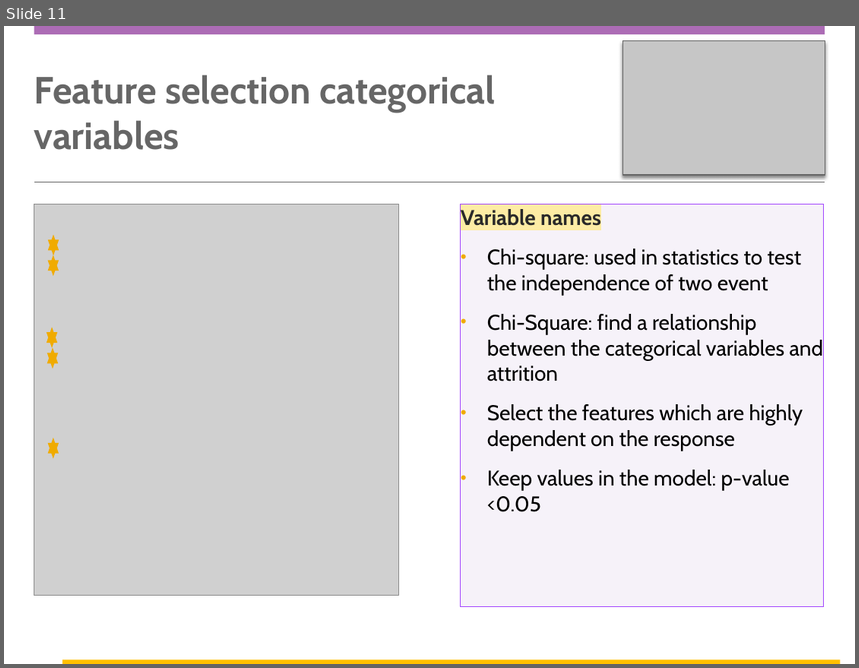
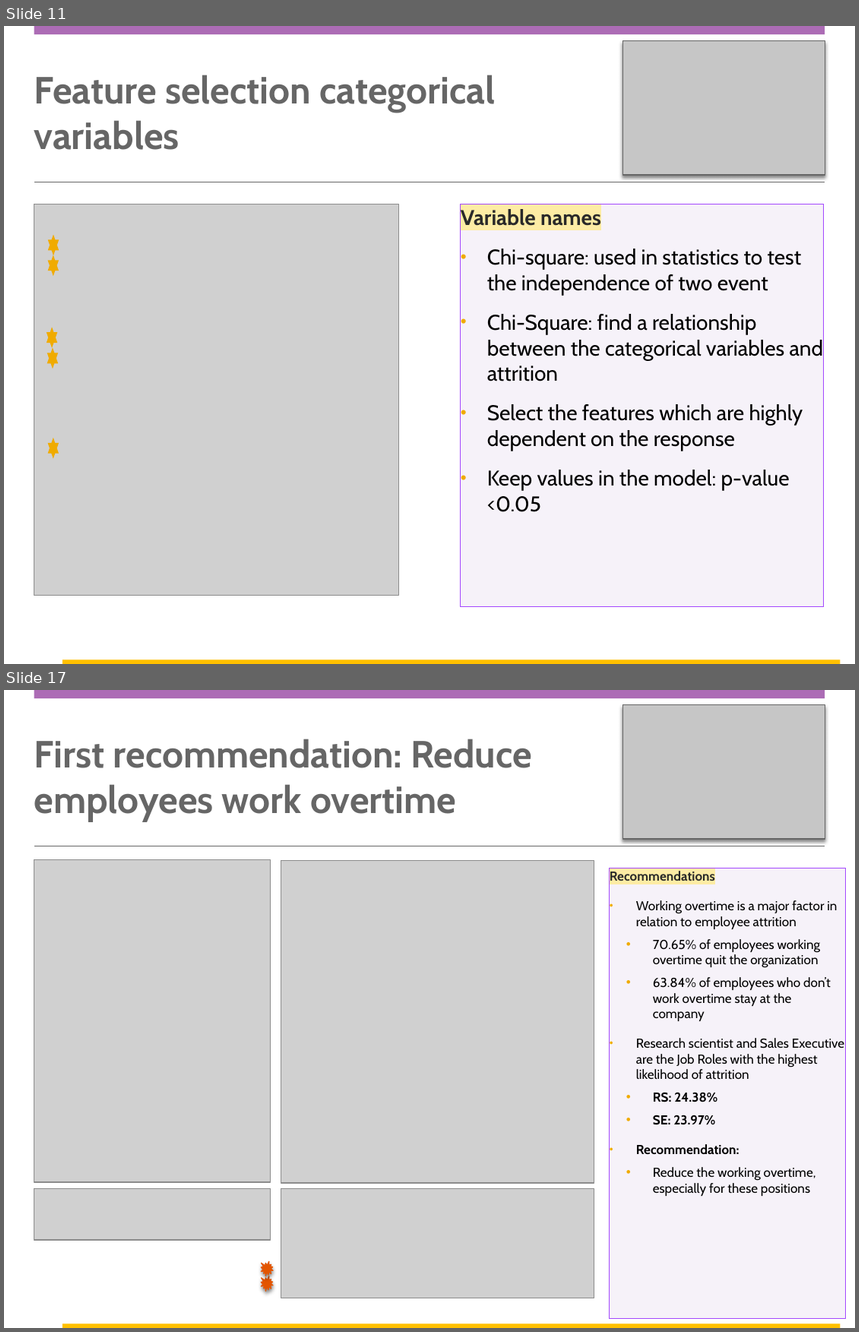
Before and after one commit to carlosAtestevez/CaseStudy2DDS, a slide deck: DDSAnalytics Presentation.pptx. Shown one above the other, each under a label of ours: slide 11 before the commit, slides 11 and 17 after it; the slides between them are not shown. The pictures are 859x668 and 859x1332 pixels, drawn with LibreOffice and Linux fonts; fonts in the diff are those of the drawing; grey boxes stand for pictures; background and template pictures are left out. Boxes give left, top, right and bottom in pixels: in the first picture for what was removed or moved away, otherwise in the second. Text is boxed around its words. In the diff, an @@ line names an element or a change of style, - is before the commit and + after.

```diff
--- a/DDSAnalytics Presentation.pptx
+++ b/DDSAnalytics Presentation.pptx
@@ slide 17 added at [4,690,855,1328], background #FFFFFF; not listed: 5 template elements that a slide beside it also shows @@
@@ title added at [34,739,533,821], 32 pt, text #666666, bold @@
+First recommendation: Reduce employees work overtime
@@ picture added at [34,860,271,1182] @@
@@ picture added at [281,861,594,1184] @@
@@ rectangle added at [609,868,846,1319], fill #7030A0 at 6% opacity, outline #A348FE 0.75 pt, 11 pt, text #000000 @@
+Recommendations
+• Working overtime is a major factor in relation to employee attrition
+  • 70.65% of employees working overtime quit the organization
+  • 63.84% of employees who don’t work overtime stay at the company
+• Research scientist and Sales Executive are the Job Roles with the highest likelihood of attrition
+  • RS: 24.38%
+  • SE: 23.97%
+• Recommendation:
+  • Reduce the working overtime, especially for these positions
@@ picture added at [34,1189,271,1241] @@
@@ picture added at [281,1189,594,1299] @@
@@ irregular seal added at [261,1277,273,1291], fill #E35500, outline #E35500 0.79 pt @@
@@ irregular seal added at [261,1262,273,1277], fill #E35500, outline #E35500 0.79 pt @@
```
Also in this commit, not shown: 11 slides changed, 5 other slides added, 6 other files.
